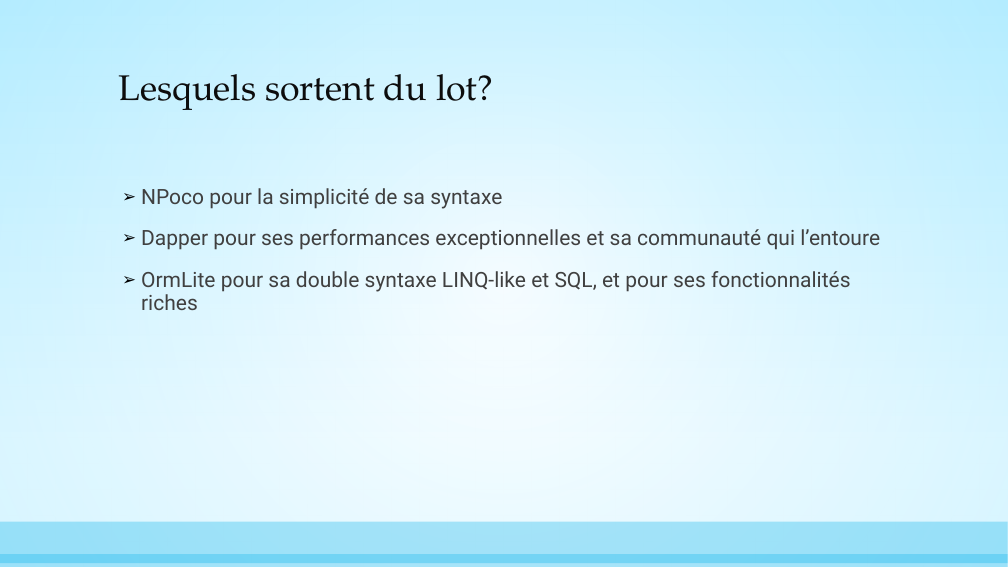
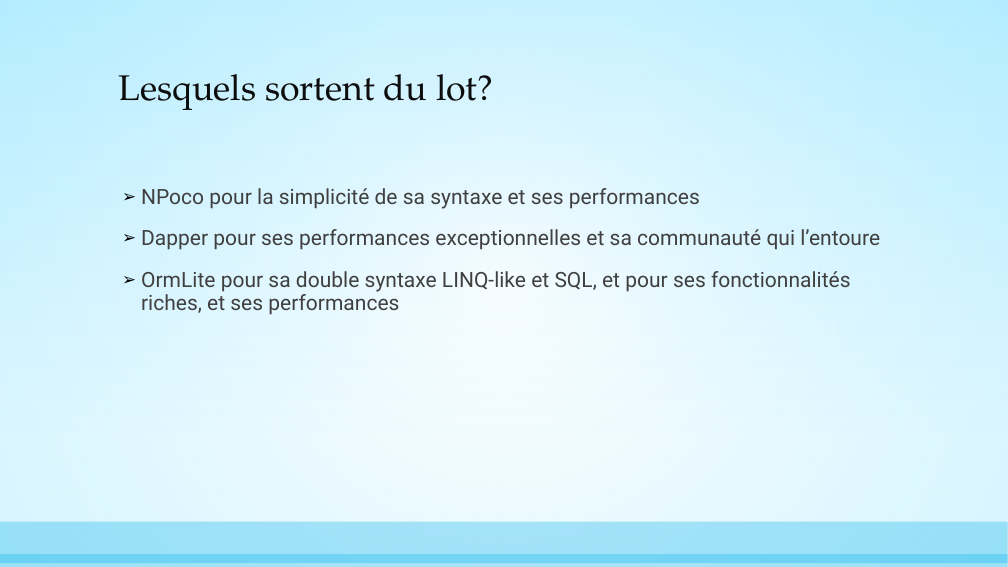
Before and after one commit to AnthonyGiretti/MicroOrmDemo.net, a slide deck: slide 18 of Items/Les Micro Orm, alternatives à Entity Framework.pptx. Drawn at 1008x567 pixels with LibreOffice and Linux fonts; fonts in the diff are those of the drawing. Boxes give left, top, right and bottom in pixels: in the first picture for what was removed or moved away, otherwise in the second. Text is boxed around its words. In the diff, an @@ line names an element or a change of style, - is before the commit and + after.

```diff
--- a/Items/Les Micro Orm, alternatives à Entity Framework.pptx
+++ b/Items/Les Micro Orm, alternatives à Entity Framework.pptx
@@ text at [141,188,700,209]: text changed @@
-➢ NPoco pour la simplicité de sa syntaxe
+➢ NPoco pour la simplicité de sa syntaxe et ses performances
@@ text at [141,271,851,315]: text changed @@
-➢ OrmLite pour sa double syntaxe LINQ-like et SQL, et pour ses fonctionnalités riches
+➢ OrmLite pour sa double syntaxe LINQ-like et SQL, et pour ses fonctionnalités riches, et ses performances
```
Also in this commit, not shown: 2 other slides changed.
